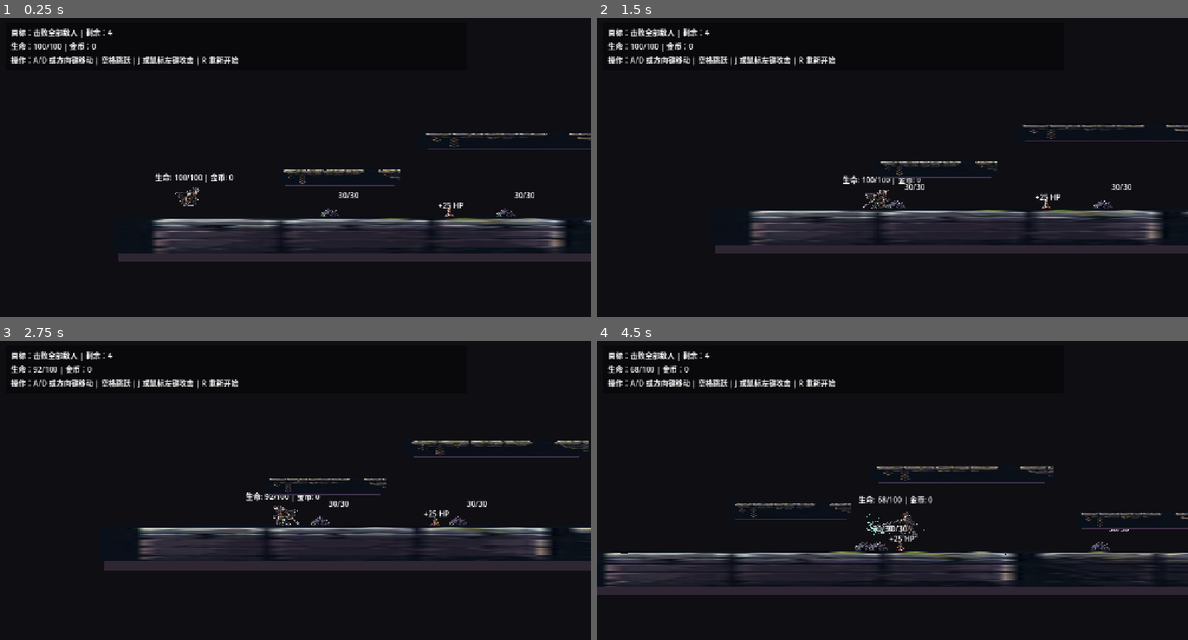
Above: before the commit, frames 1-4 (two rows, left to right).
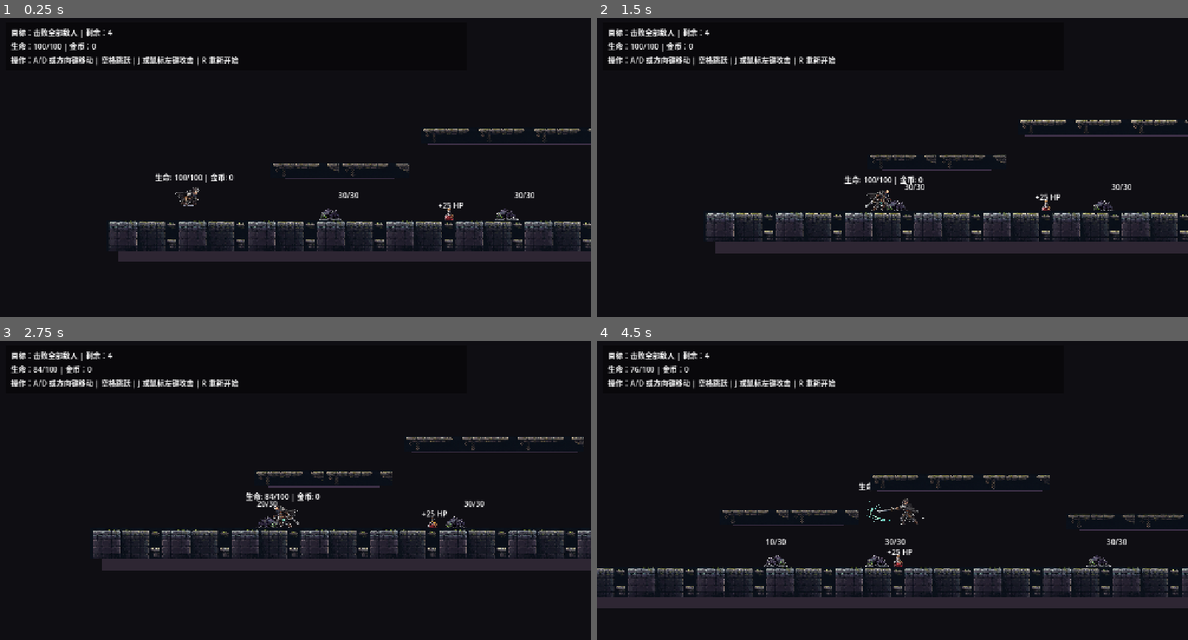
Above: after the commit, the same moments.

Repository: 98longq/relicbound
Game: Godot game, scene res://scenes/levels/test_level.tscn
Same seed, same stepped clock (60 frames per second), same inputs: the game is played once before the commit and once after it.
Inputs (mouse positions are in pixels of both pictures, inside the frame that each line leads up to):
- Up to frame 1 (0.25 s): no input
- Up to frame 2 (1.5 s): tap Enter (ui_accept) at 0.5, 0.77 s; move the mouse to (1022, 167) at 0.52 s; hold R 0.53-1.28 s; hold Right (ui_right) from 0.53 s (still down); click (1022, 167) at 0.67 s; move the mouse to (774, 200) at 1.27 s; tap Space at 1.35 s
- Up to frame 3 (2.75 s): tap Enter (ui_accept) at 1.52 s; move the mouse to (354, 433) at 2.02 s; release Right (ui_right) at 2.03 s; hold Left (ui_left) from 2.03 s (still down); hold J from 2.03 s (still down)
- Up to frame 4 (4.5 s): move the mouse to (862, 571) at 2.77 s; release Left (ui_left) at 2.78 s; release J at 2.78 s; hold Right (ui_right) 2.78-4.28 s; tap R at 2.85 s; click (862, 571) at 2.92 s; tap Enter (ui_accept) at 3.02, 3.77 s; move the mouse to (1069, 556) at 3.52 s; hold Space 3.53-4.28 s; move the mouse to (715, 454) at 4.27 s; hold Left (ui_left) from 4.28 s (still down); tap J at 4.35 s

The runs differ from the first frame. In frame 1, 5.5% of the frame differs, in the area x 18-100%, y 37-79%; in frame 2, 6.2%; in frame 3, 6.2%; in frame 4, 14%, in the area x 0-100%, y 8-90%.

Commit message:
Tile environment art and tune platform reachability

Diff:
--- a/scenes/levels/test_level.tscn
+++ b/scenes/levels/test_level.tscn
@@ -108,14 +108,98 @@
 offset_bottom = 40.0
 color = Color(0.18, 0.15, 0.2, 1)
 
-[node name="Art" type="Sprite2D" parent="Ground"]
+[node name="ArtTile01" type="Sprite2D" parent="Ground"]
+material = SubResource("ShaderMaterial_environment_bg")
+position = Vector2(-1050, -18)
+scale = Vector2(1, 0.7)
+texture = SubResource("AtlasTexture_ground_art")
+
+[node name="ArtTile02" type="Sprite2D" parent="Ground"]
+material = SubResource("ShaderMaterial_environment_bg")
+position = Vector2(-900, -18)
+scale = Vector2(1, 0.7)
+texture = SubResource("AtlasTexture_ground_art")
+
+[node name="ArtTile03" type="Sprite2D" parent="Ground"]
+material = SubResource("ShaderMaterial_environment_bg")
+position = Vector2(-750, -18)
+scale = Vector2(1, 0.7)
+texture = SubResource("AtlasTexture_ground_art")
+
+[node name="ArtTile04" type="Sprite2D" parent="Ground"]
+material = SubResource("ShaderMaterial_environment_bg")
+position = Vector2(-600, -18)
+scale = Vector2(1, 0.7)
+texture = SubResource("AtlasTexture_ground_art")
+
+[node name="ArtTile05" type="Sprite2D" parent="Ground"]
+material = SubResource("ShaderMaterial_environment_bg")
+position = Vector2(-450, -18)
+scale = Vector2(1, 0.7)
+texture = SubResource("AtlasTexture_ground_art")
+
+[node name="ArtTile06" type="Sprite2D" parent="Ground"]
+material = SubResource("ShaderMaterial_environment_bg")
+position = Vector2(-300, -18)
+scale = Vector2(1, 0.7)
+texture = SubResource("AtlasTexture_ground_art")
+
+[node name="ArtTile07" type="Sprite2D" parent="Ground"]
+material = SubResource("ShaderMaterial_environment_bg")
+position = Vector2(-150, -18)
+scale = Vector2(1, 0.7)
+texture = SubResource("AtlasTexture_ground_art")
+
+[node name="ArtTile08" type="Sprite2D" parent="Ground"]
 material = SubResource("ShaderMaterial_environment_bg")
 position = Vector2(0, -18)
-scale = Vector2(14.8, 0.82)
+scale = Vector2(1, 0.7)
+texture = SubResource("AtlasTexture_ground_art")
+
+[node name="ArtTile09" type="Sprite2D" parent="Ground"]
+material = SubResource("ShaderMaterial_environment_bg")
+position = Vector2(150, -18)
+scale = Vector2(1, 0.7)
+texture = SubResource("AtlasTexture_ground_art")
+
+[node name="ArtTile10" type="Sprite2D" parent="Ground"]
+material = SubResource("ShaderMaterial_environment_bg")
+position = Vector2(300, -18)
+scale = Vector2(1, 0.7)
+texture = SubResource("AtlasTexture_ground_art")
+
+[node name="ArtTile11" type="Sprite2D" parent="Ground"]
+material = SubResource("ShaderMaterial_environment_bg")
+position = Vector2(450, -18)
+scale = Vector2(1, 0.7)
+texture = SubResource("AtlasTexture_ground_art")
+
+[node name="ArtTile12" type="Sprite2D" parent="Ground"]
+material = SubResource("ShaderMaterial_environment_bg")
+position = Vector2(600, -18)
+scale = Vector2(1, 0.7)
+texture = SubResource("AtlasTexture_ground_art")
+
+[node name="ArtTile13" type="Sprite2D" parent="Ground"]
+material = SubResource("ShaderMaterial_environment_bg")
+position = Vector2(750, -18)
+scale = Vector2(1, 0.7)
+texture = SubResource("AtlasTexture_ground_art")
+
+[node name="ArtTile14" type="Sprite2D" parent="Ground"]
+material = SubResource("ShaderMaterial_environment_bg")
+position = Vector2(900, -18)
+scale = Vector2(1, 0.7)
+texture = SubResource("AtlasTexture_ground_art")
+
+[node name="ArtTile15" type="Sprite2D" parent="Ground"]
+material = SubResource("ShaderMaterial_environment_bg")
+position = Vector2(1050, -18)
+scale = Vector2(1, 0.7)
 texture = SubResource("AtlasTexture_ground_art")
 
 [node name="PlatformA" type="StaticBody2D" parent="."]
-position = Vector2(480, 500)
+position = Vector2(480, 485)
 
 [node name="CollisionShape2D" type="CollisionShape2D" parent="PlatformA"]
 shape = SubResource("RectangleShape2D_platform_small")
@@ -127,14 +211,20 @@
 offset_bottom = 16.0
 color = Color(0.24, 0.19, 0.28, 1)
 
-[node name="Art" type="Sprite2D" parent="PlatformA"]
-material = SubResource("ShaderMaterial_environment_bg")
-position = Vector2(0, -4)
-scale = Vector2(1.75, 0.45)
+[node name="ArtLeft" type="Sprite2D" parent="PlatformA"]
+material = SubResource("ShaderMaterial_environment_bg")
+position = Vector2(-75, -4)
+scale = Vector2(1, 0.42)
+texture = SubResource("AtlasTexture_platform_art")
+
+[node name="ArtRight" type="Sprite2D" parent="PlatformA"]
+material = SubResource("ShaderMaterial_environment_bg")
+position = Vector2(75, -4)
+scale = Vector2(1, 0.42)
 texture = SubResource("AtlasTexture_platform_art")
 
 [node name="PlatformB" type="StaticBody2D" parent="."]
-position = Vector2(850, 420)
+position = Vector2(850, 410)
 
 [node name="CollisionShape2D" type="CollisionShape2D" parent="PlatformB"]
 shape = SubResource("RectangleShape2D_platform_large")
@@ -146,14 +236,26 @@
 offset_bottom = 16.0
 color = Color(0.24, 0.19, 0.28, 1)
 
-[node name="Art" type="Sprite2D" parent="PlatformB"]
+[node name="ArtLeft" type="Sprite2D" parent="PlatformB"]
+material = SubResource("ShaderMaterial_environment_bg")
+position = Vector2(-120, -4)
+scale = Vector2(1, 0.42)
+texture = SubResource("AtlasTexture_platform_art")
+
+[node name="ArtCenter" type="Sprite2D" parent="PlatformB"]
 material = SubResource("ShaderMaterial_environment_bg")
 position = Vector2(0, -4)
-scale = Vector2(2.65, 0.45)
+scale = Vector2(1, 0.42)
+texture = SubResource("AtlasTexture_platform_art")
+
+[node name="ArtRight" type="Sprite2D" parent="PlatformB"]
+material = SubResource("ShaderMaterial_environment_bg")
+position = Vector2(120, -4)
+scale = Vector2(1, 0.42)
 texture = SubResource("AtlasTexture_platform_art")
 
 [node name="PlatformC" type="StaticBody2D" parent="."]
-position = Vector2(1230, 520)
+position = Vector2(1230, 495)
 
 [node name="CollisionShape2D" type="CollisionShape2D" parent="PlatformC"]
 shape = SubResource("RectangleShape2D_platform_small")
@@ -165,8 +267,14 @@
 offset_bottom = 16.0
 color = Color(0.24, 0.19, 0.28, 1)
 
-[node name="Art" type="Sprite2D" parent="PlatformC"]
-material = SubResource("ShaderMaterial_environment_bg")
-position = Vector2(0, -4)
-scale = Vector2(1.75, 0.45)
-texture = SubResource("AtlasTexture_platform_art")
+[node name="ArtLeft" type="Sprite2D" parent="PlatformC"]
+material = SubResource("ShaderMaterial_environment_bg")
+position = Vector2(-75, -4)
+scale = Vector2(1, 0.42)
+texture = SubResource("AtlasTexture_platform_art")
+
+[node name="ArtRight" type="Sprite2D" parent="PlatformC"]
+material = SubResource("ShaderMaterial_environment_bg")
+position = Vector2(75, -4)
+scale = Vector2(1, 0.42)
+texture = SubResource("AtlasTexture_platform_art")
